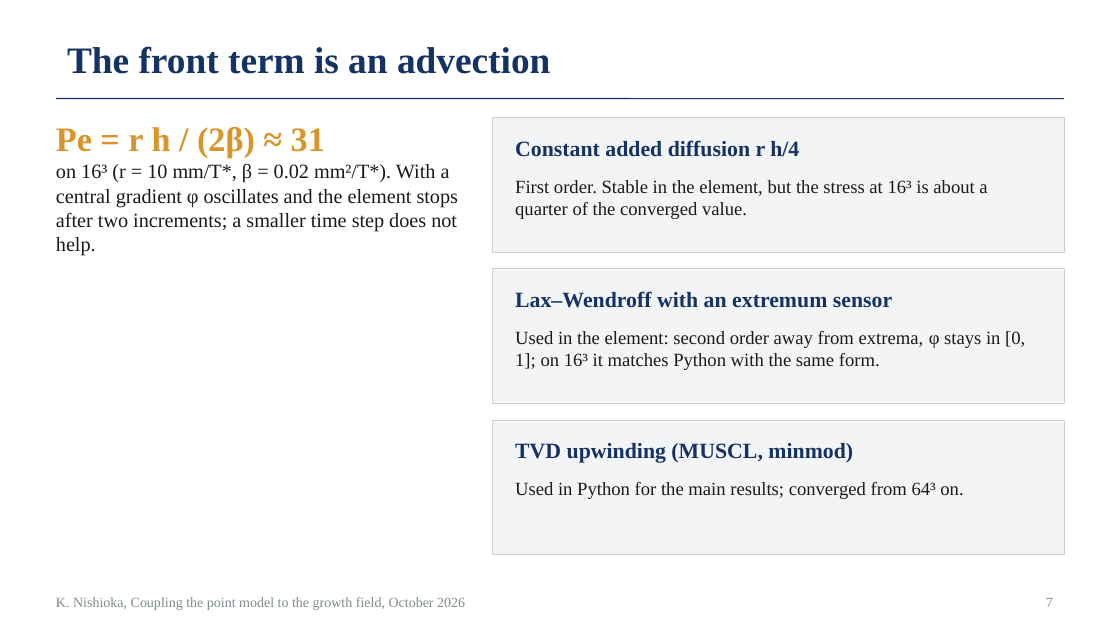
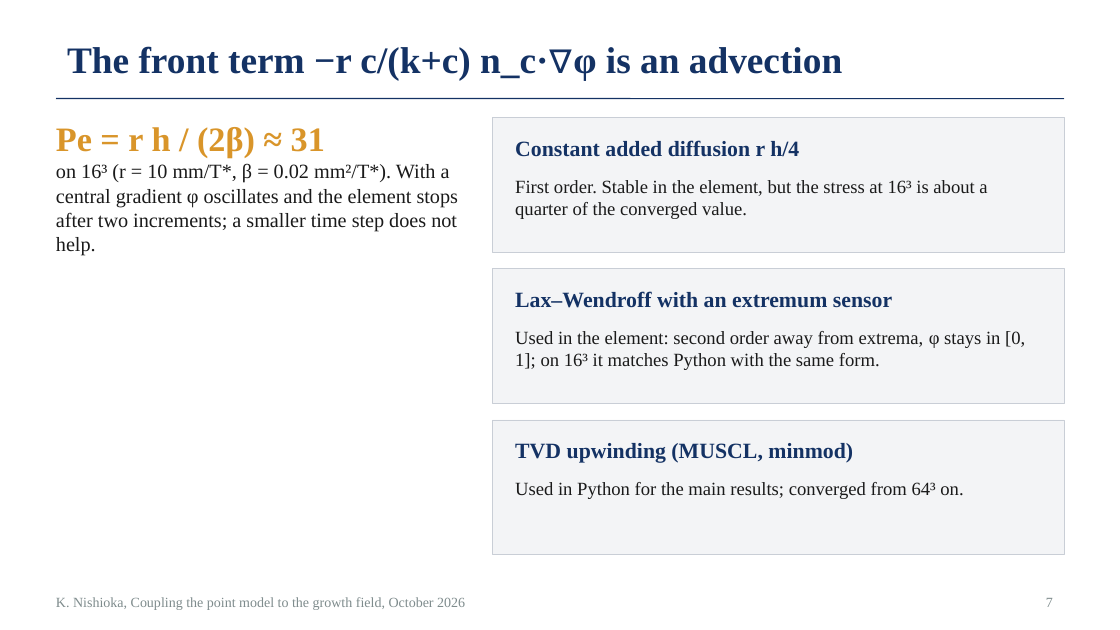
Before and after one commit to keisuke58/pde-fem-biofilm, a slide deck: slide 7 of slides_progress_2026-10.pptx. Drawn at 1120x630 pixels with LibreOffice and Linux fonts; fonts in the diff are those of the drawing. Boxes give left, top, right and bottom in pixels: in the first picture for what was removed or moved away, otherwise in the second. Text is boxed around its words. In the diff, an @@ line names an element or a change of style, - is before the commit and + after.

```diff
--- a/slides_progress_2026-10.pptx
+++ b/slides_progress_2026-10.pptx
@@ title at <box>67,46,842,80</box>: text changed @@
-The front term is an advection
+The front term −r c/(k+c) n_c·∇φ is an advection
```
Also in this commit, not shown: 5 other slides changed, 7 other files.
